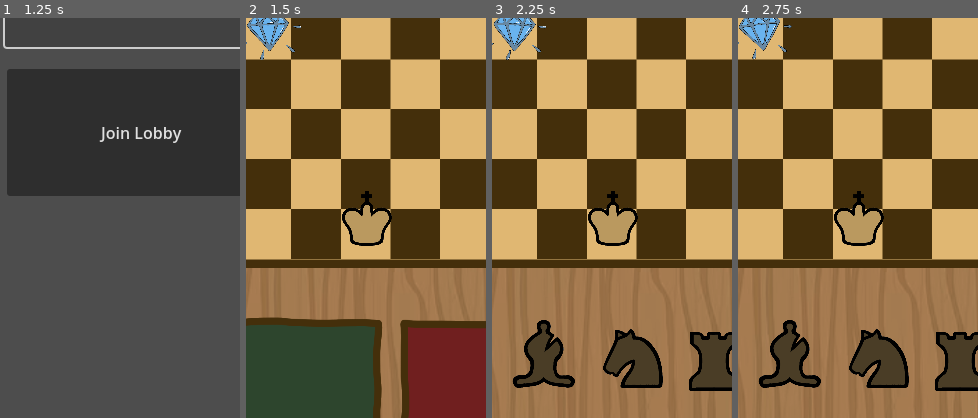
Above: before the commit, frames 1-4 (left to right).
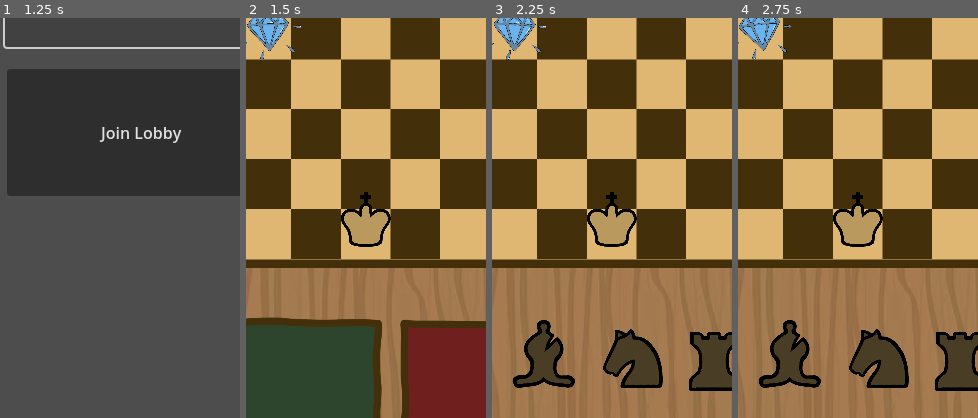
Above: after the commit, the same moments.

Repository: mljkvc/Blokejd-GameJam
Game: Godot game, scene res://scenes/Main.tscn
Two runs of this game, one before a commit and one after it. Both use one fixed random seed, a clock stepped at 60 frames per second and the inputs below.
Inputs (mouse positions are % of the whole screen's width and height, from its top left):
- Up to frame 1 (1.25 s): click "Create Lobby" at 0.5 s
- Up to frame 2 (1.5 s): click "Join Lobby" at 1.25 s
- Up to frame 3 (2.25 s): click (26, 89) at 2 s
- Up to frame 4 (2.75 s): no input
The pictures show only the part of the screen within x 19-69%, y 44-94%; the shares and areas given below are measured in that part.

Frame 1 is identical in both runs. In frame 2, 0.4% of the frame differs, in the area x 39-61%, y 43-58%; in frame 3, 0.4%; in frame 4, 0.4%.
Error before the commit: Out of bounds get index '0' (on base: 'PackedStringArray') (res://scripts/main_menu.gd:16)
Error after the commit: Out of bounds get index '0' (on base: 'PackedStringArray') (res://scripts/main_menu.gd:17)

Commit message:
added assigning pieces logic

Diff:
--- a/scripts/main.gd
+++ b/scripts/main.gd
@@ -4,13 +4,22 @@
 @onready var main_menu = $MainMenu
 @onready var audio_player = $AudioStreamPlayer2D
 
-var you_are_white: bool = false
 
 # Called when the node enters the scene tree for the first time.
 func _ready() -> void:
 	main_scene.hide()
 	main_menu.connect("join_lobby", Callable(self, "_on_join_lobby"))
+	main_menu.connect("set_your_pieces_to_white", Callable(self, "_on_set_your_pieces_to_white"))
+	main_menu.connect("set_your_pieces_to_black", Callable(self, "_on_set_your_pieces_to_black"))
 	play_song("res://doodle_song.mp3")
+
+func _on_set_your_pieces_to_white() -> void:
+	main_scene.you_are_white = true
+	main_scene.assign_white_pieces()
+
+func _on_set_your_pieces_to_black() -> void:
+	main_scene.you_are_white = false
+	main_scene.assign_black_pieces()
 
 func play_song(path_to_song: String):
 	var song = load(path_to_song)
--- a/scripts/main_menu.gd
+++ b/scripts/main_menu.gd
@@ -2,7 +2,8 @@
 
 signal create_lobby()
 signal join_lobby()
-
+signal set_your_pieces_to_white()
+signal set_your_pieces_to_black()
 
 # Called when the node enters the scene tree for the first time.
 func _ready() -> void:
@@ -15,7 +16,7 @@
 func _on_create_lobby_pressed() -> void:
 	MultiplayerManager.start_server(IP.get_local_addresses()[0])
 	MultiplayerManager.connect("game_ready", Callable(self, "_on_join_lobby"))
-	get_parent().you_are_white = true
+	emit_signal("set_your_pieces_to_white")
 
 func _on_join_lobby():
 	emit_signal("join_lobby")
@@ -23,3 +24,4 @@
 func _on_join_lobby_pressed() -> void:
 	var error = MultiplayerManager.join_server("192.168.1.192", 8080)
 	emit_signal("join_lobby")
+	emit_signal("set_your_pieces_to_black")
--- a/scripts/main_scene.gd
+++ b/scripts/main_scene.gd
@@ -20,9 +20,6 @@
 var diamond_tile: String = "b_5"
 # Called when the node enters the scene tree for the first time.
 func _ready() -> void:
-	you_are_white = get_parent().you_are_white
-	assign_correct_pieces()
-	show_pieces_choice()
 	diamond.position = Board.get_node(diamond_tile).global_position
 	diamond.animation.play("diamond_animation")
 	enemy_king.position = Board.get_node(enemy_current_tile).global_position
@@ -32,17 +29,20 @@
 		if tile is Tile:
 			tile.connect("piece_moved", Callable(self, "_on_piece_moved"))
 
-func assign_correct_pieces() -> void:
-	if you_are_white:
-		choose_a_piece_node.remove_child(black_pieces)
-		your_pieces = white_pieces
-		your_king = $White
-	else:
-		choose_a_piece_node.remove_child(white_pieces)
-		your_pieces = black_pieces
-		your_king = $Black
-		your_current_tile = "e_8"
-
+func assign_white_pieces() -> void:
+	choose_a_piece_node.remove_child(black_pieces)
+	your_pieces = white_pieces
+	your_king = $White
+	your_current_tile = "d_1"
+	show_pieces_choice()
+
+func assign_black_pieces() -> void:
+	choose_a_piece_node.remove_child(white_pieces)
+	your_pieces = black_pieces
+	your_king = $Black
+	your_current_tile = "e_8"
+	show_pieces_choice()
+	print("crno")
 
 
 func _on_piece_moved(new_tile_name: String) -> void:
Not shown: 1 places in scenes/Main.tscn that only renumber resources
